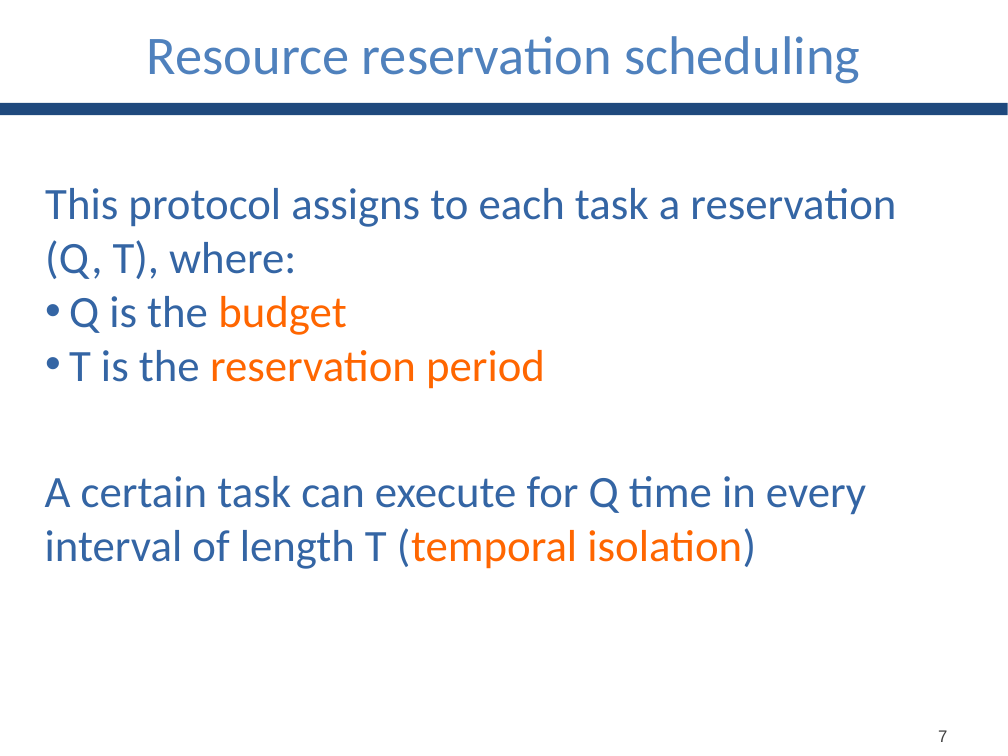
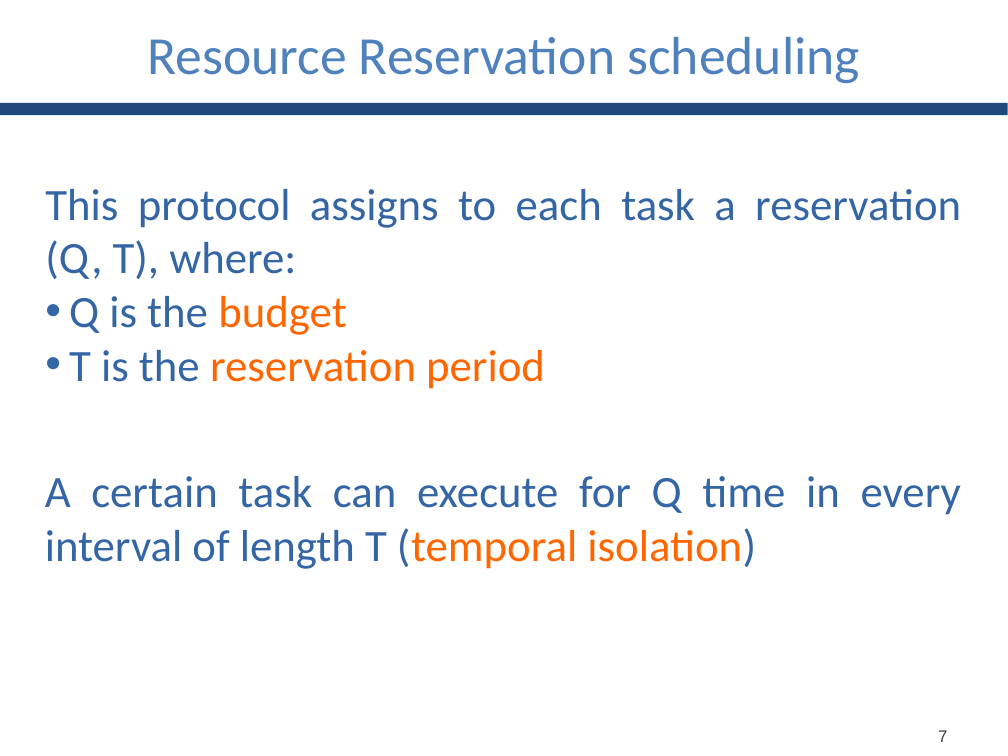
Before and after one commit to GianlucaBortoli/bachelorThesis, a slide deck: slide 8 of slides/slides.pptx. Drawn at 1008x756 pixels with LibreOffice and Linux fonts; fonts in the diff are those of the drawing. Boxes give left, top, right and bottom in pixels: in the first picture for what was removed or moved away, otherwise in the second. Text is boxed around its words. In the diff, an @@ line names an element or a change of style, - is before the commit and + after.

Commit message:
fix some text

```diff
--- a/slides/slides.pptx
+++ b/slides/slides.pptx
@@ text at [147, 36, 860, 83]: text changed; size 38.9 to 38.3 pt @@
-Resource reservation scheduling
+Resource Reservation scheduling
@@ text at [45, 189, 961, 279]: alignment left to justified @@
@@ text "A certain task can execute ..." at [45, 476, 961, 569]: alignment left to justified @@
```
Also in this commit, not shown: 10 other slides changed.
